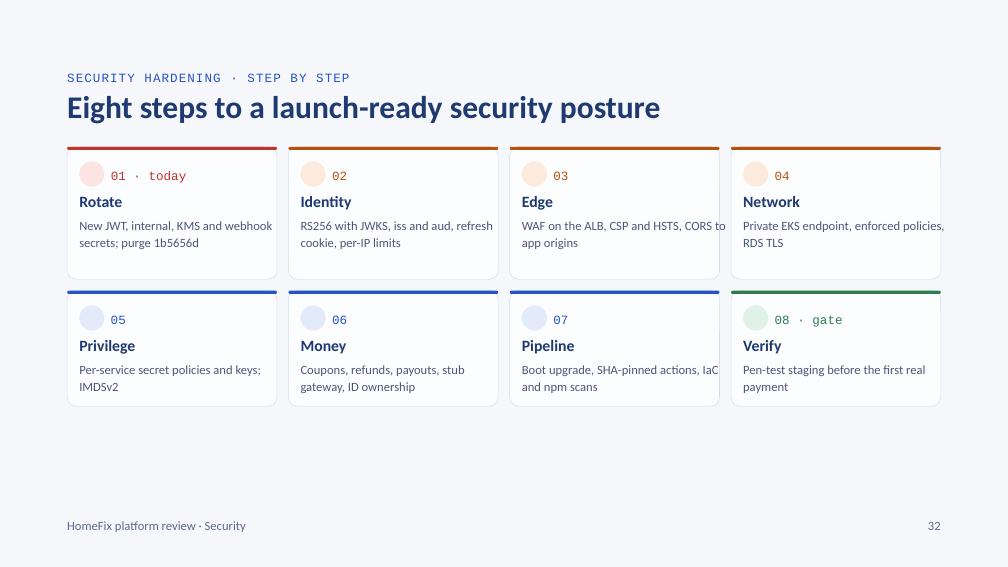
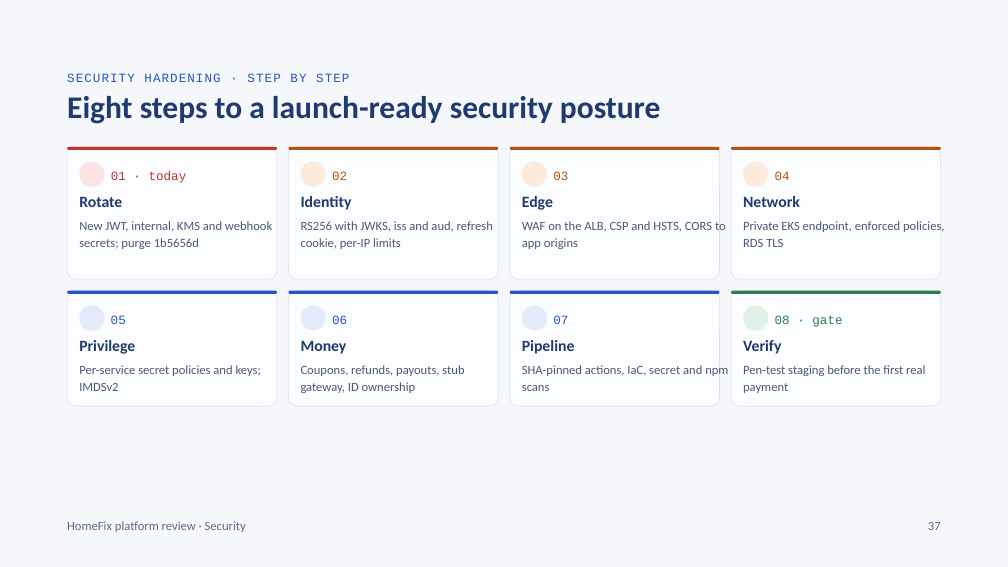
Before and after one commit to KripaGIT009/home-fix, a slide deck: slide 37 of docs/HomeFix_Design_Deck.pptx (slide 32 before the commit). Drawn at 1008x567 pixels with LibreOffice and Linux fonts; fonts in the diff are those of the drawing; background and template pictures are left out. Boxes give left, top, right and bottom in pixels: in the first picture for what was removed or moved away, otherwise in the second. Text is boxed around its words. In the diff, an @@ line names an element or a change of style, - is before the commit and + after.

```diff
--- a/docs/HomeFix_Design_Deck.pptx
+++ b/docs/HomeFix_Design_Deck.pptx
@@ text at bbox=[522, 365, 728, 391]: text changed @@
-Boot upgrade, SHA-pinned actions, IaC and npm scans
+SHA-pinned actions, IaC, secret and npm scans
@@ text at bbox=[928, 522, 941, 530]: text changed @@
-32
+37
```
Also in this commit, not shown: 26 other slides changed, 7 slides added, 2 slides removed, 8 other files.
